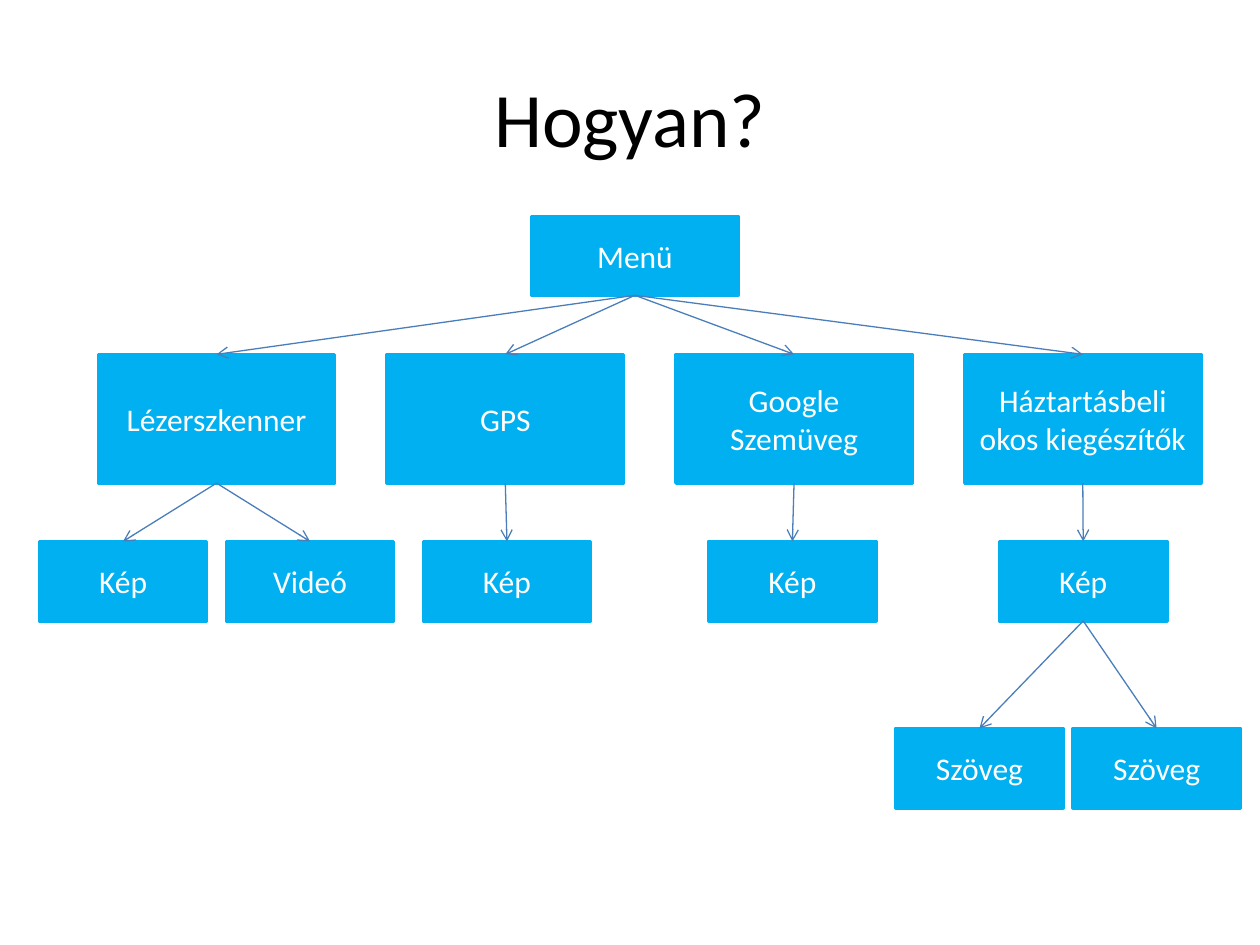
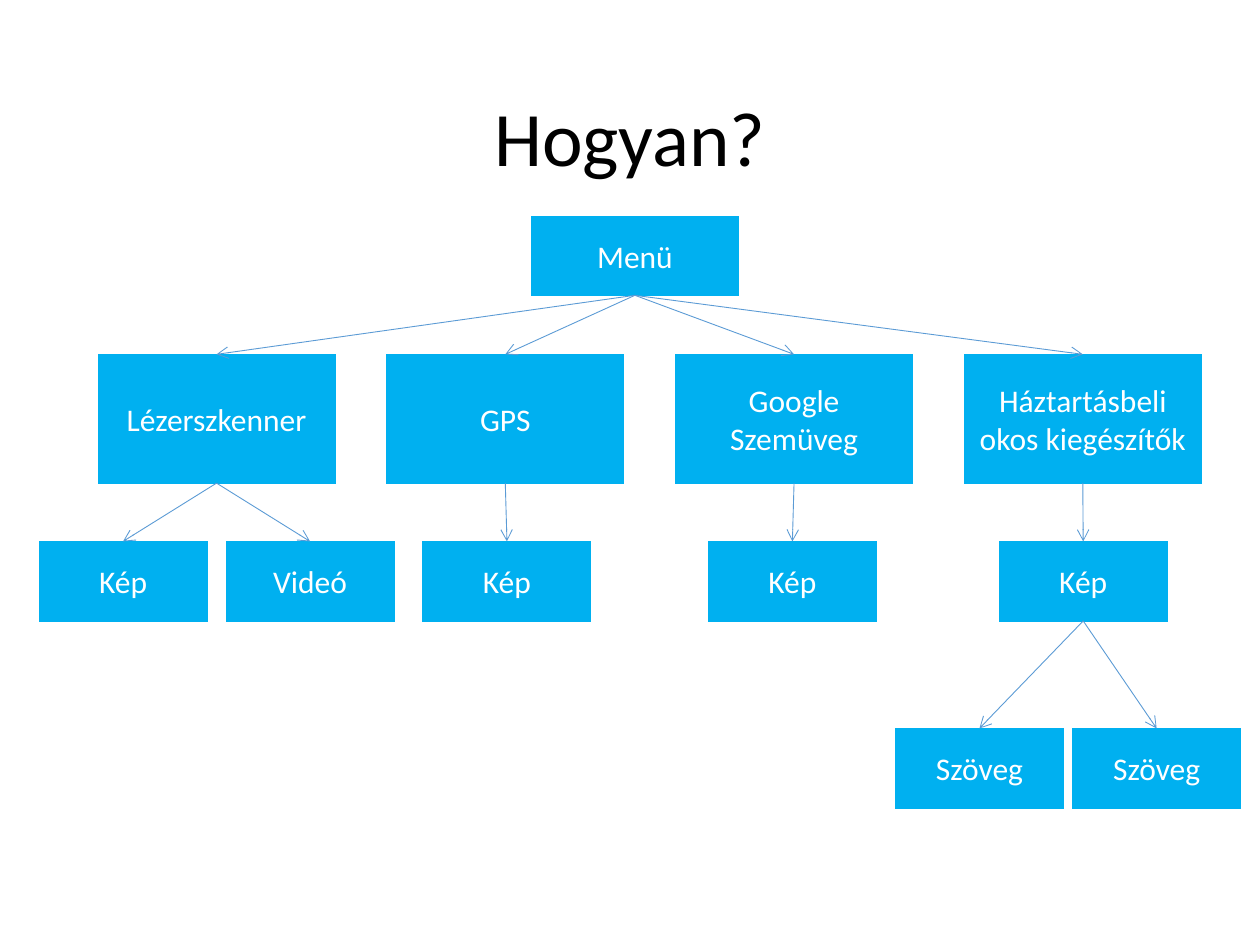
Before and after one commit to tamas9731/Infoverseny, a slide deck: slide 3 of Szakmai prezentáció.pptx. Drawn at 1260x945 pixels with LibreOffice and Linux fonts; fonts in the diff are those of the drawing. Boxes give left, top, right and bottom in pixels: in the first picture for what was removed or moved away, otherwise in the second. Text is boxed around its words. In the diff, an @@ line names an element or a change of style, - is before the commit and + after.

```diff
--- a/Szakmai prezentáció.pptx
+++ b/Szakmai prezentáció.pptx
@@ title "Hogyan?": place and size @@
-title "Hogyan?" at [494, 94, 765, 161]
+title "Hogyan?" at [494, 113, 765, 180]
@@ title "Hogyan?" at [494, 113, 765, 180]: line spacing 1 to 0.9 @@
@@ arrow (635, 295) - (217, 354): stroke #4B7EBC 0.75 pt to #5B9BD5 0.5 pt @@
@@ arrow (635, 295) - (505, 354): stroke #4B7EBC 0.75 pt to #5B9BD5 0.5 pt @@
@@ arrow (635, 295) - (794, 354): stroke #4B7EBC 0.75 pt to #5B9BD5 0.5 pt @@
@@ arrow (635, 295) - (1082, 354): stroke #4B7EBC 0.75 pt to #5B9BD5 0.5 pt @@
@@ arrow (217, 483) - (123, 542): stroke #4B7EBC 0.75 pt to #5B9BD5 0.5 pt @@
@@ arrow (217, 483) - (310, 542): stroke #4B7EBC 0.75 pt to #5B9BD5 0.5 pt @@
@@ arrow (505, 483) - (507, 542): stroke #4B7EBC 0.75 pt to #5B9BD5 0.5 pt @@
@@ arrow (794, 483) - (793, 542): stroke #4B7EBC 0.75 pt to #5B9BD5 0.5 pt @@
@@ arrow (1082, 483) - (1084, 542): stroke #4B7EBC 0.75 pt to #5B9BD5 0.5 pt @@
@@ arrow (1084, 621) - (979, 728): stroke #4B7EBC 0.75 pt to #5B9BD5 0.5 pt @@
@@ arrow (1084, 621) - (1157, 728): stroke #4B7EBC 0.75 pt to #5B9BD5 0.5 pt @@
@@ outline #00B0F0 2 pt to #00B0F0 1 pt in 10 elements at [532, 217, 738, 296], [98, 354, 335, 483], [387, 354, 624, 483], [675, 354, 912, 483], [965, 354, 1202, 483], [39, 542, 207, 621], [227, 542, 394, 621], [999, 542, 1167, 621], [896, 728, 1063, 808], [1074, 728, 1241, 808] @@
```
Also in this commit, not shown: 6 other slides changed, 1 slide added, 2 slides removed.
